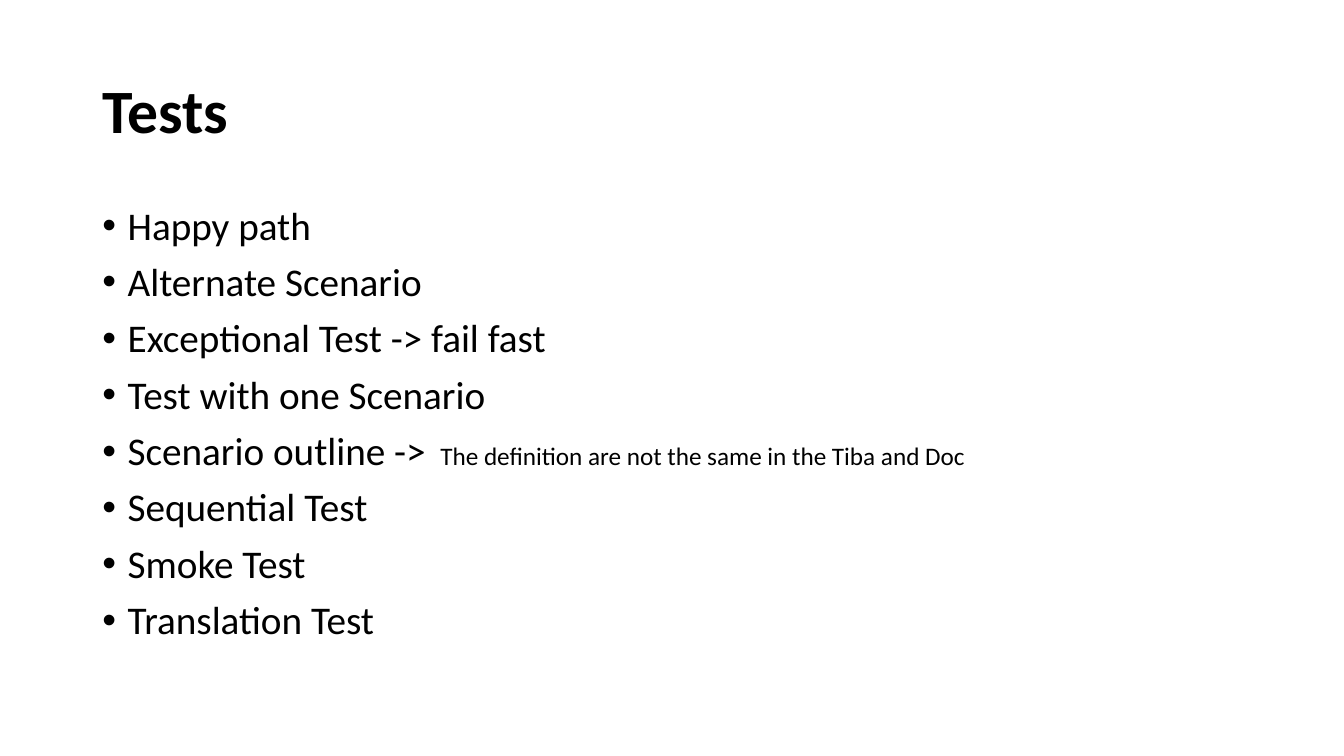
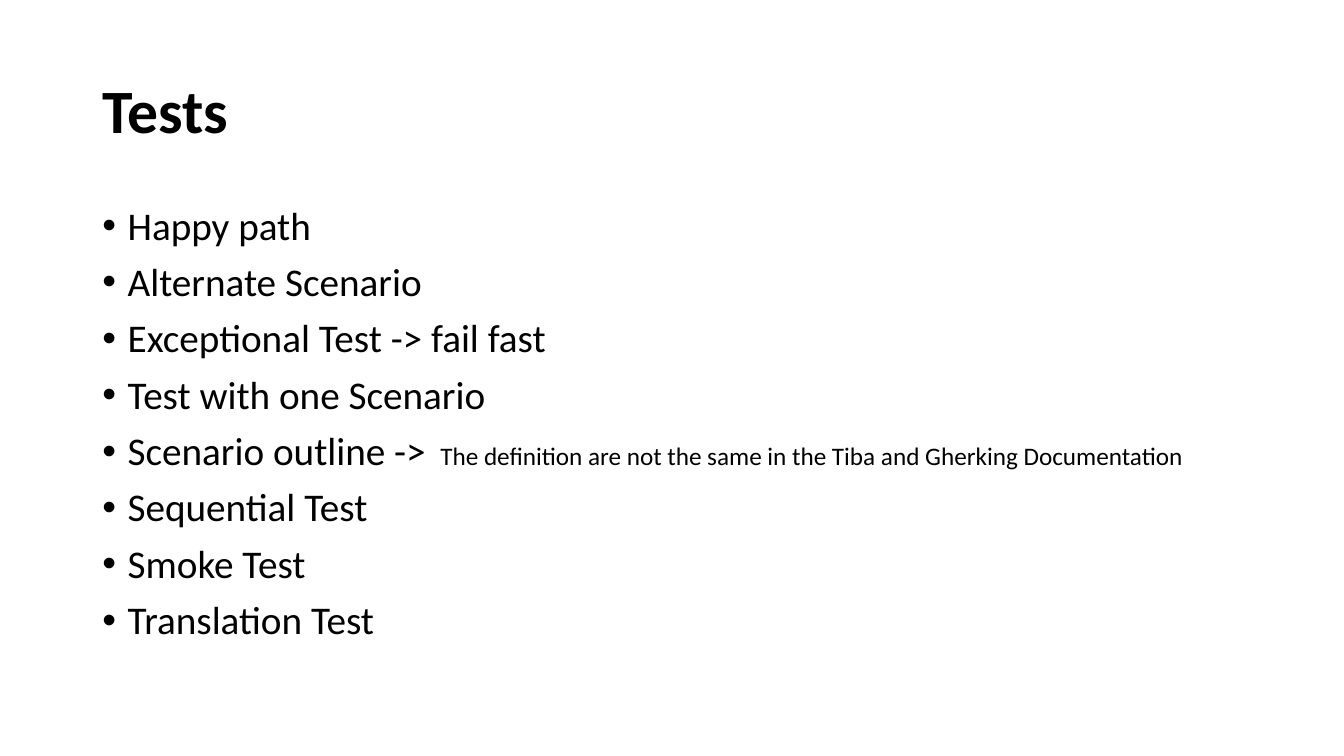
Before and after one commit to fmontazeri/Knowledeg, a slide deck: slide 11 of Gherkin.pptx (slide 10 before the commit). Drawn at 1344x756 pixels with LibreOffice and Linux fonts; fonts in the diff are those of the drawing. Boxes give left, top, right and bottom in pixels: in the first picture for what was removed or moved away, otherwise in the second. Text is boxed around its words. In the diff, an @@ line names an element or a change of style, - is before the commit and + after.

```diff
--- a/Gherkin.pptx
+++ b/Gherkin.pptx
@@ text at bbox=[128, 437, 1183, 470]: text changed @@
-• Scenario outline -> The definition are not the same in the Tiba and Doc
+• Scenario outline -> The definition are not the same in the Tiba and Gherking Documentation
```
Also in this commit, not shown: 3 other slides changed, 1 slide added.
